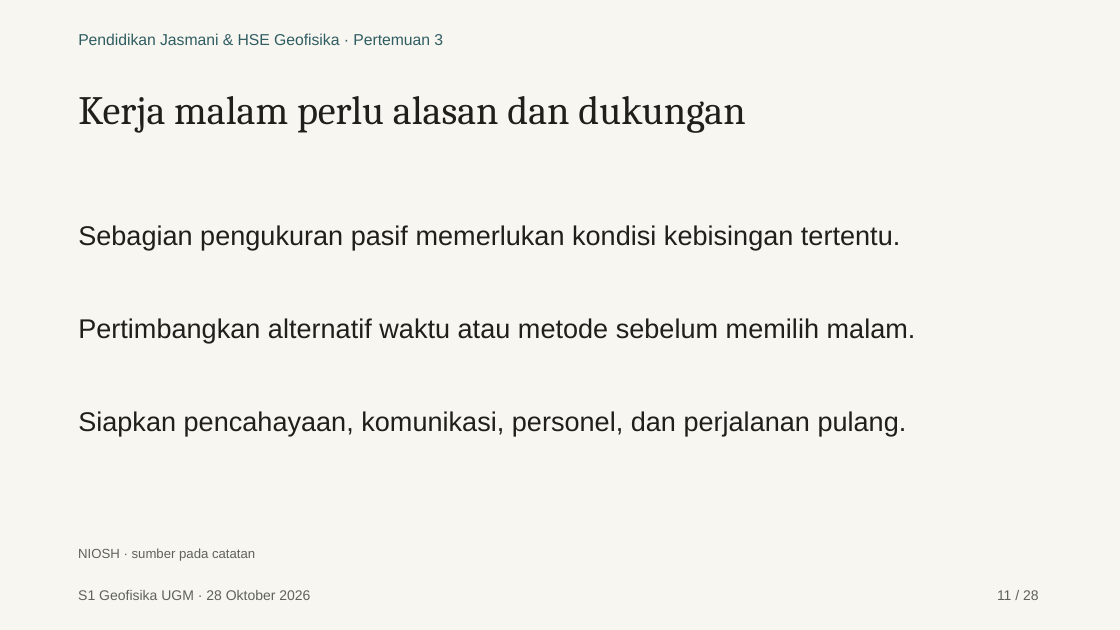
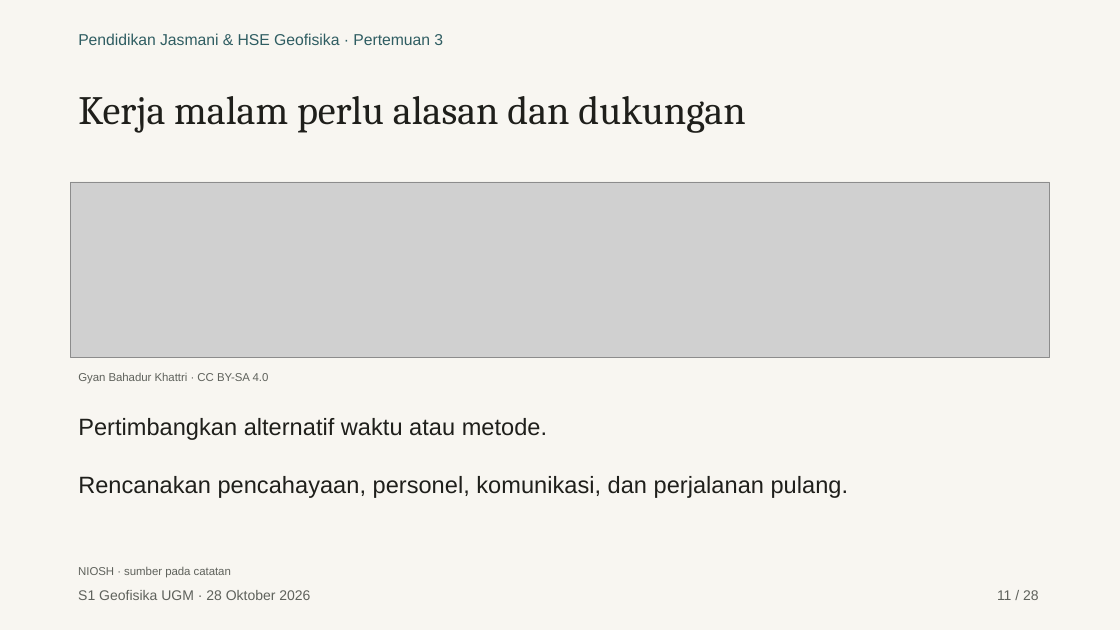
Before and after one commit to maswiet/maswiet.github.io, a slide deck: slide 11 of kuliah/pendidikan-jasmani-hse/pertemuan-3/presentasi.pptx. Drawn at 1120x630 pixels with LibreOffice and Linux fonts; fonts in the diff are those of the drawing; grey boxes stand for pictures. Boxes give left, top, right and bottom in pixels: in the first picture for what was removed or moved away, otherwise in the second. Text is boxed around its words. In the diff, an @@ line names an element or a change of style, - is before the commit and + after.

```diff
--- a/kuliah/pendidikan-jasmani-hse/pertemuan-3/presentasi.pptx
+++ b/kuliah/pendidikan-jasmani-hse/pertemuan-3/presentasi.pptx
@@ picture added at (x1=71, y1=182, x2=1049, y2=358) @@
@@ text removed at (x1=78, y1=225, x2=900, y2=250) @@
-Sebagian pengukuran pasif memerlukan kondisi kebisingan tertentu.
@@ text added at (x1=78, y1=372, x2=269, y2=384), 9.8 pt, text #5F625C @@
+Gyan Bahadur Khattri · CC BY-SA 4.0
@@ text at (x1=78, y1=418, x2=547, y2=440): text changed; size 23.2 to 20.2 pt @@
-Pertimbangkan alternatif waktu atau metode sebelum memilih malam.
+Pertimbangkan alternatif waktu atau metode.
@@ text at (x1=78, y1=476, x2=849, y2=498): text changed; size 23.2 to 20.2 pt @@
-Siapkan pencahayaan, komunikasi, personel, dan perjalanan pulang.
+Rencanakan pencahayaan, personel, komunikasi, dan perjalanan pulang.
@@ text "NIOSH · sumber pada catatan" moved from (x1=78, y1=548, x2=255, y2=561) to (x1=78, y1=567, x2=231, y2=578) @@
@@ text "NIOSH · sumber pada catatan" at (x1=78, y1=567, x2=231, y2=578): size 11.2 to 9.8 pt @@
```
Also in this commit, not shown: 10 other slides changed, 32 other files.
